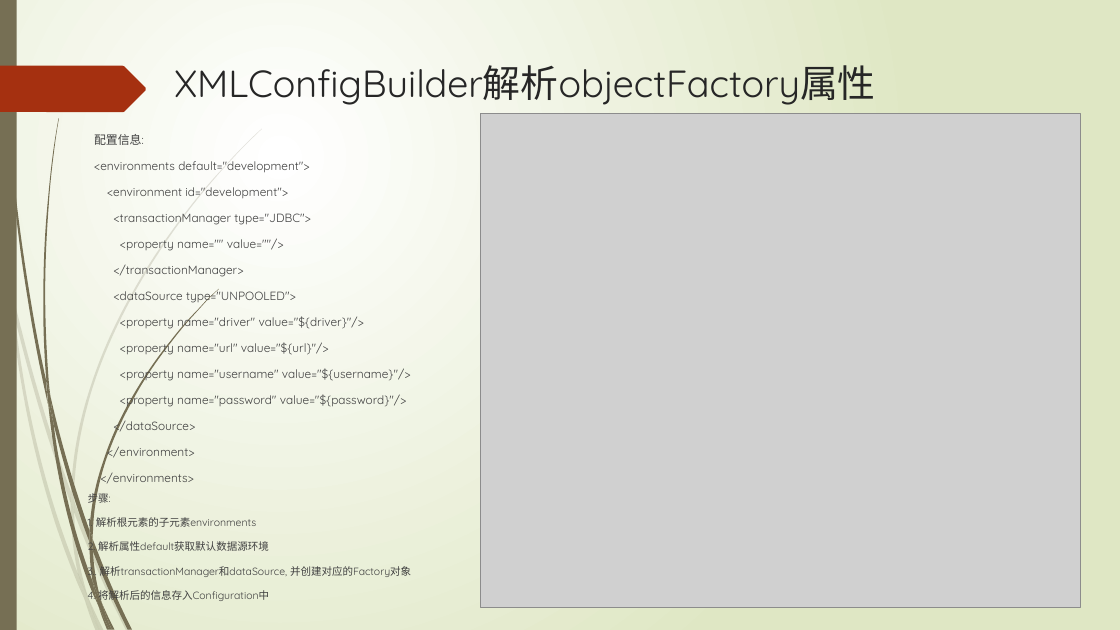
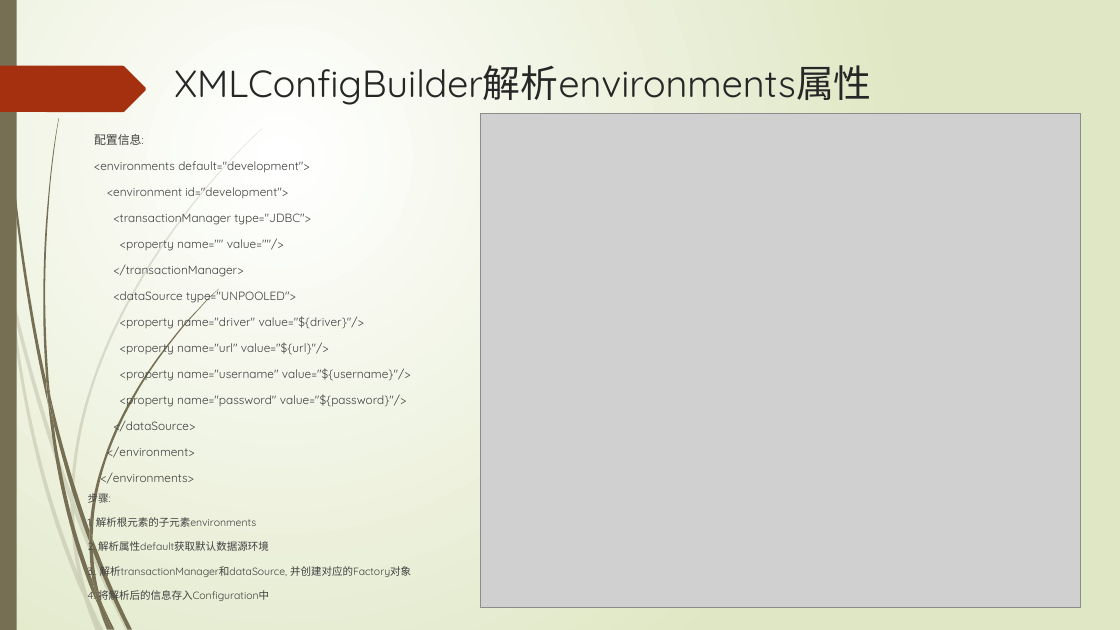
Before and after one commit to ityongman/Source_code_from-entry_to_giveup, a slide deck: slide 14 of mybatis/mybatis 之 SqlSession v1.0 (一).pptx. Drawn at 1120x630 pixels with LibreOffice and Linux fonts; fonts in the diff are those of the drawing; grey boxes stand for pictures. Boxes give left, top, right and bottom in pixels: in the first picture for what was removed or moved away, otherwise in the second. Text is boxed around its words. In the diff, an @@ line names an element or a change of style, - is before the commit and + after.

Commit message:
新增mybatis的typeHandler和mappers解析流程

```diff
--- a/mybatis/mybatis 之 SqlSession v1.0 (一).pptx
+++ b/mybatis/mybatis 之 SqlSession v1.0 (一).pptx
@@ title at (174, 65, 871, 105): text changed @@
-XMLConfigBuilder解析objectFactory属性
+XMLConfigBuilder解析environments属性
```
Also in this commit, not shown: 2 slides added, 2 other files.
